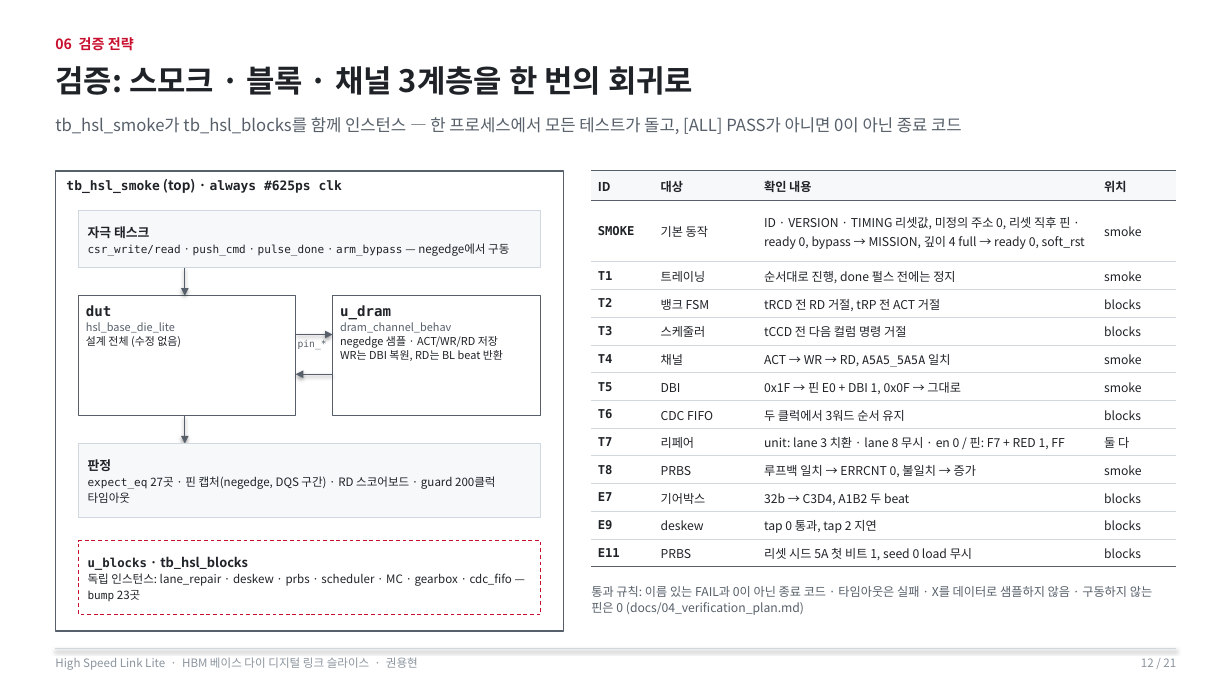
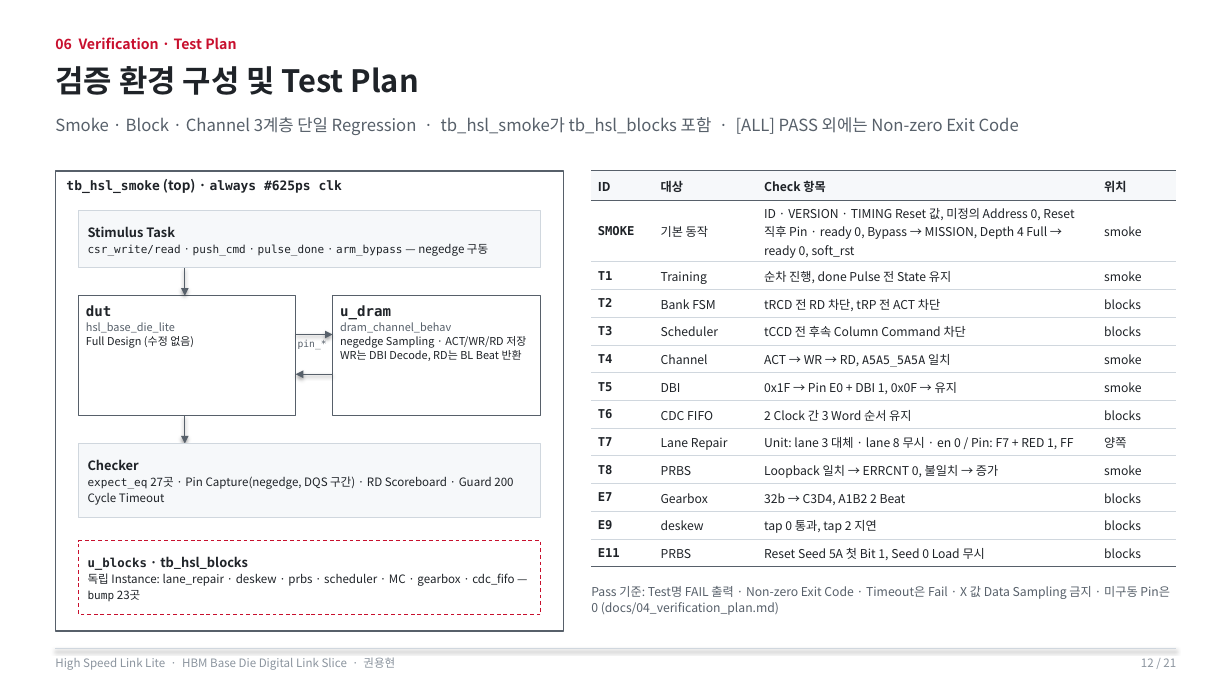
Before and after one commit to yhkwon-git/High_Speed_Link_Lite, a slide deck: slide 12 of portfolio-deck/HighSpeedLinkLite_Portfolio.pptx. Drawn at 1232x693 pixels with LibreOffice and Linux fonts; fonts in the diff are those of the drawing. Boxes give left, top, right and bottom in pixels: in the first picture for what was removed or moved away, otherwise in the second. Text is boxed around its words. In the diff, an @@ line names an element or a change of style, - is before the commit and + after.

```diff
--- a/portfolio-deck/HighSpeedLinkLite_Portfolio.pptx
+++ b/portfolio-deck/HighSpeedLinkLite_Portfolio.pptx
@@ text at bbox=[55, 37, 236, 49]: text changed @@
-06 검증 전략
+06 Verification · Test Plan
@@ text at bbox=[55, 66, 419, 95]: text changed @@
-검증: 스모크 · 블록 · 채널 3계층을 한 번의 회귀로
+검증 환경 구성 및 Test Plan
@@ text at bbox=[55, 117, 1019, 135]: text changed @@
-tb_hsl_smoke가 tb_hsl_blocks를 함께 인스턴스 — 한 프로세스에서 모든 테스트가 돌고, [ALL] PASS가 아니면 0이 아닌 종료 코드
+Smoke · Block · Channel 3계층 단일 Regression · tb_hsl_smoke가 tb_hsl_blocks 포함 · [ALL] PASS 외에는 Non-zero Exit Code
@@ table at bbox=[592, 171, 1177, 564] @@
-row 1, column 3: 확인 내용
+row 1, column 3: Check 항목
-row 2, column 3: ID · VERSION · TIMING 리셋값, 미정의 주소 0, 리셋 직후 핀 · ready 0, bypass → MISSION, 깊이 4 full → ready 0, soft_rst
+row 2, column 3: ID · VERSION · TIMING Reset 값, 미정의 Address 0, Reset 직후 Pin · ready 0, Bypass → MISSION, Depth 4 Full → ready 0, soft_rst
-row 3, column 2: 트레이닝
+row 3, column 2: Training
-row 3, column 3: 순서대로 진행, done 펄스 전에는 정지
+row 3, column 3: 순차 진행, done Pulse 전 State 유지
-row 4, column 2: 뱅크 FSM
+row 4, column 2: Bank FSM
-row 4, column 3: tRCD 전 RD 거절, tRP 전 ACT 거절
+row 4, column 3: tRCD 전 RD 차단, tRP 전 ACT 차단
-row 5, column 2: 스케줄러
+row 5, column 2: Scheduler
-row 5, column 3: tCCD 전 다음 컬럼 명령 거절
+row 5, column 3: tCCD 전 후속 Column Command 차단
-row 6, column 2: 채널
+row 6, column 2: Channel
-row 7, column 3: 0x1F → 핀 E0 + DBI 1, 0x0F → 그대로
+row 7, column 3: 0x1F → Pin E0 + DBI 1, 0x0F → 유지
-row 8, column 3: 두 클럭에서 3워드 순서 유지
+row 8, column 3: 2 Clock 간 3 Word 순서 유지
-row 9: T7 | 리페어 | unit: lane 3 치환 · lane 8 무시 · en 0 / 핀: F7 + RED 1, FF | 둘 다
+row 9: T7 | Lane Repair | Unit: lane 3 대체 · lane 8 무시 · en 0 / Pin: F7 + RED 1, FF | 양쪽
-row 10, column 3: 루프백 일치 → ERRCNT 0, 불일치 → 증가
+row 10, column 3: Loopback 일치 → ERRCNT 0, 불일치 → 증가
-row 11, column 2: 기어박스
+row 11, column 2: Gearbox
-row 11, column 3: 32b → C3D4, A1B2 두 beat
+row 11, column 3: 32b → C3D4, A1B2 2 Beat
-row 13, column 3: 리셋 시드 5A 첫 비트 1, seed 0 load 무시
+row 13, column 3: Reset Seed 5A 첫 Bit 1, Seed 0 Load 무시
@@ text in rectangle at bbox=[88, 226, 488, 256]: text changed @@
-자극 태스크
-csr_write/read · push_cmd · pulse_done · arm_bypass — negedge에서 구동
+Stimulus Task
+csr_write/read · push_cmd · pulse_done · arm_bypass — negedge 구동
@@ text at bbox=[86, 336, 194, 348]: text changed @@
-설계 전체 (수정 없음)
+Full Design (수정 없음)
@@ text at bbox=[340, 336, 526, 361]: text changed @@
-negedge 샘플 · ACT/WR/RD 저장
-WR는 DBI 복원, RD는 BL beat 반환
+negedge Sampling · ACT/WR/RD 저장
+WR는 DBI Decode, RD는 BL Beat 반환
@@ text in rectangle at bbox=[88, 459, 513, 505]: text changed @@
-판정
-expect_eq 27곳 · 핀 캡처(negedge, DQS 구간) · RD 스코어보드 · guard 200클럭 타임아웃
+Checker
+expect_eq 27곳 · Pin Capture(negedge, DQS 구간) · RD Scoreboard · Guard 200 Cycle Timeout
@@ text in rectangle at bbox=[88, 573, 514, 601]: text changed @@
-독립 인스턴스: lane_repair · deskew · prbs · scheduler · MC · gearbox · cdc_fifo — bump 23곳
+독립 Instance: lane_repair · deskew · prbs · scheduler · MC · gearbox · cdc_fifo — bump 23곳
@@ text at bbox=[591, 586, 1170, 615]: text changed @@
-통과 규칙: 이름 있는 FAIL과 0이 아닌 종료 코드 · 타임아웃은 실패 · X를 데이터로 샘플하지 않음 · 구동하지 않는 핀은 0 (docs/04_verification_plan.md)
+Pass 기준: Test명 FAIL 출력 · Non-zero Exit Code · Timeout은 Fail · X 값 Data Sampling 금지 · 미구동 Pin은 0 (docs/04_verification_plan.md)
@@ text at bbox=[55, 657, 395, 670]: text changed @@
-High Speed Link Lite · HBM 베이스 다이 디지털 링크 슬라이스 · 권용현
+High Speed Link Lite · HBM Base Die Digital Link Slice · 권용현
```
Also in this commit, not shown: 20 other slides changed, 2 other files.
